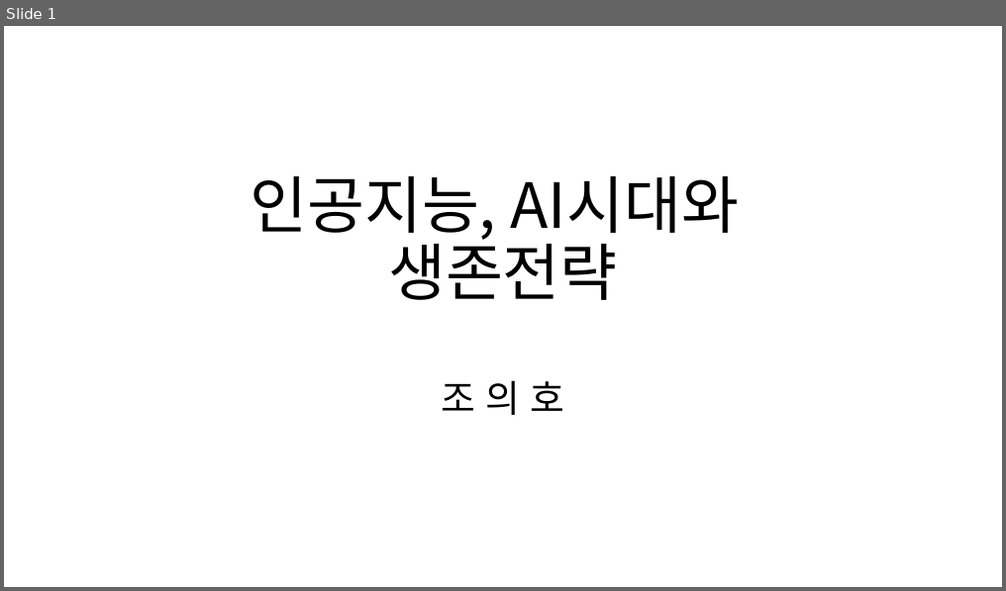
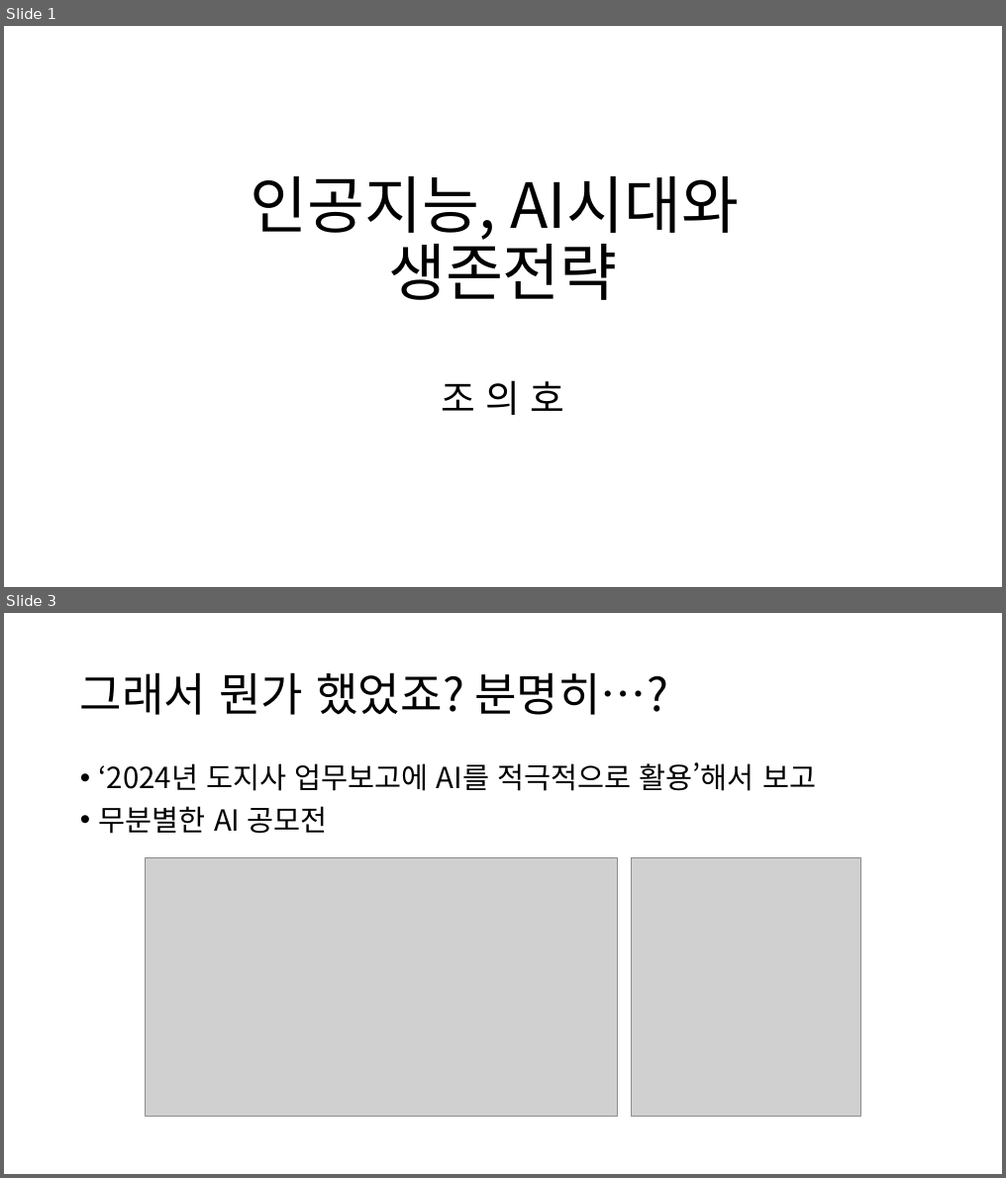
Before and after one commit to lolsaless/Study, a slide deck: 1. 발표자료(PPT)/20241121_인공지능, AI시대와 생존전략/인공지능, AI시대와 생존전략.pptx. Shown one above the other, each under a label of ours: slide 1 before the commit, slides 1 and 3 after it; the slides between them are not shown. The pictures are 1006x591 and 1006x1178 pixels, drawn with LibreOffice and Linux fonts; fonts in the diff are those of the drawing; grey boxes stand for pictures. Boxes give left, top, right and bottom in pixels: in the first picture for what was removed or moved away, otherwise in the second. Text is boxed around its words. In the diff, an @@ line names an element or a change of style, - is before the commit and + after.

```diff
--- a/1. 발표자료(PPT)/20241121_인공지능, AI시대와 생존전략/인공지능, AI시대와 생존전략.pptx
+++ b/1. 발표자료(PPT)/20241121_인공지능, AI시대와 생존전략/인공지능, AI시대와 생존전략.pptx
@@ slide 3 added at [4,613,1002,1174], background #FFFFFF @@
@@ title added at [80,672,668,715], 44 pt, text #000000 @@
+그래서 뭔가 했었죠? 분명히…?
@@ text added at [99,762,816,834], 28 pt, text #000000 @@
+• ‘2024년 도지사 업무보고에 AI를 적극적으로 활용’해서 보고
+• 무분별한 AI 공모전
@@ picture added at [146,858,617,1117] @@
@@ picture added at [632,858,860,1117] @@
```
Also in this commit, not shown: 5 other slides added.
